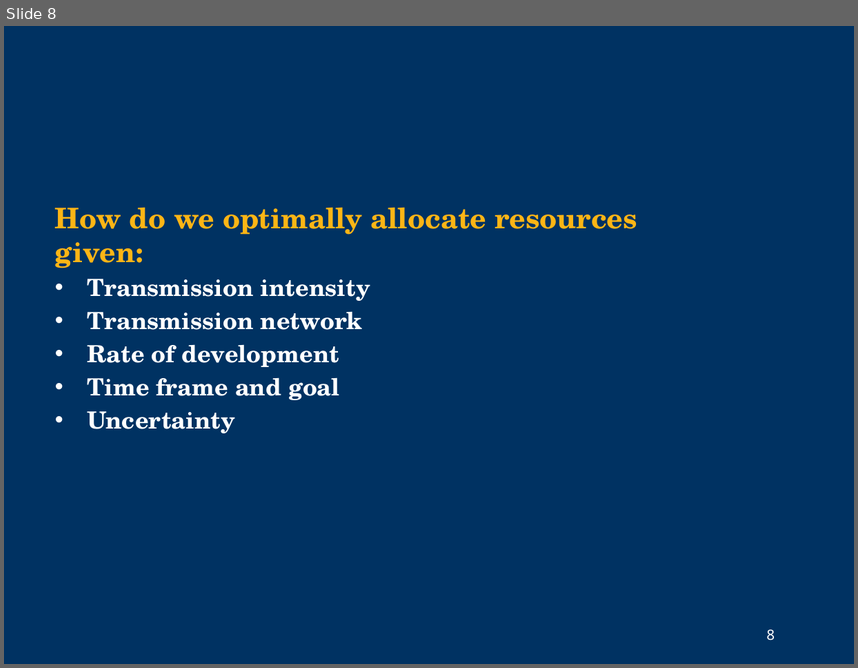
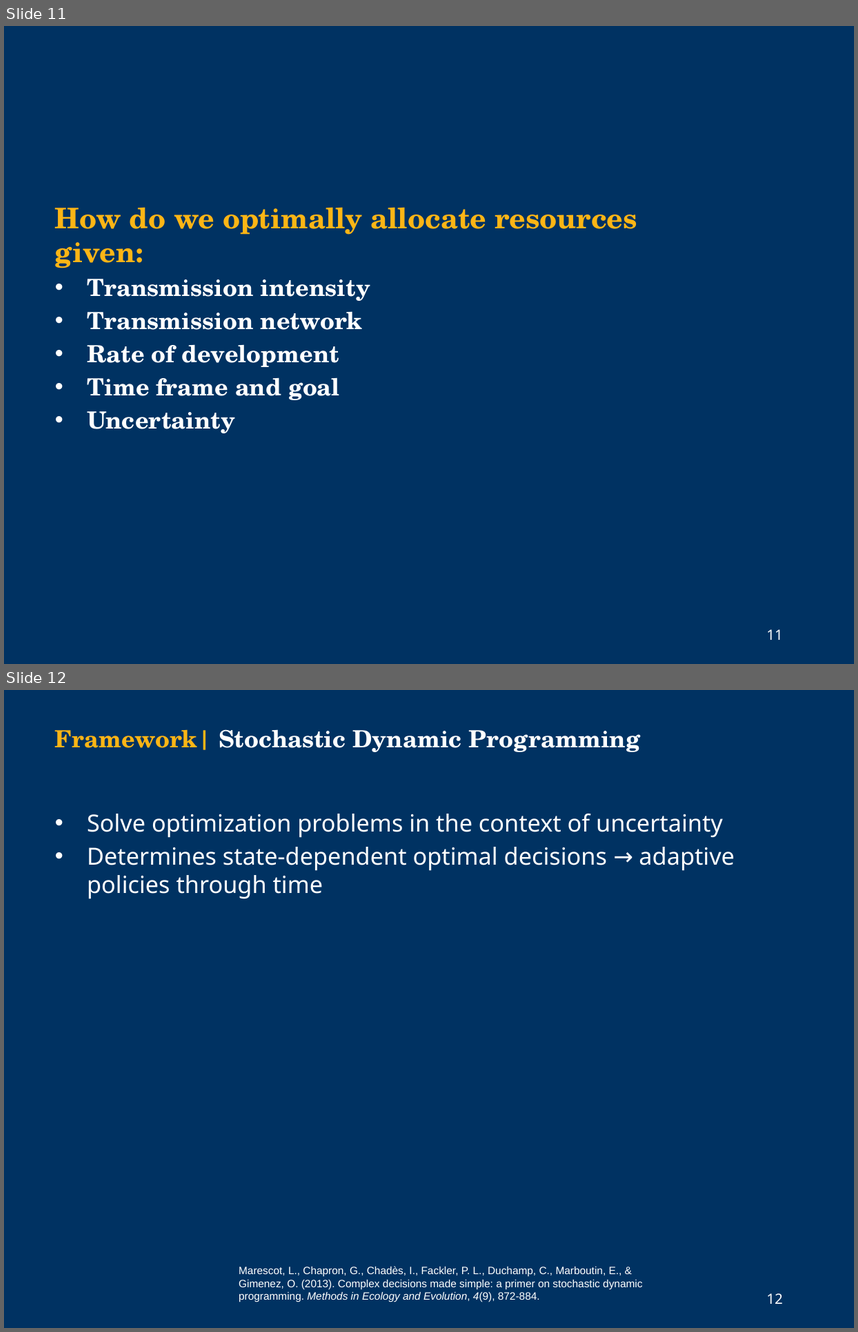
Before and after one commit to cmhoove14/DDNTD, a slide deck: Other/NIMBioS_2019.pptx. Shown one above the other, each under a label of ours: slide 8 before the commit, slides 11 and 12 after it. The pictures are 858x668 and 858x1332 pixels, drawn with LibreOffice and Linux fonts; fonts in the diff are those of the drawing; background and template pictures are left out. Boxes give left, top, right and bottom in pixels: in the first picture for what was removed or moved away, otherwise in the second. Text is boxed around its words. In the diff, an @@ line names an element or a change of style, - is before the commit and + after.

```diff
--- a/Other/NIMBioS_2019.pptx
+++ b/Other/NIMBioS_2019.pptx
@@ slide 12 added at (4, 690, 854, 1328), background picture (left out); not listed: 1 template element that a slide beside it also shows @@
@@ text added at (55, 729, 640, 752), 20 pt, text #FFFFFF, bold @@
+Framework| Stochastic Dynamic Programming
@@ text added at (87, 813, 735, 899), 20 pt, text #FFFFFF @@
+• Solve optimization problems in the context of uncertainty
+• Determines state-dependent optimal decisions → adaptive policies through time
@@ text added at (239, 1265, 642, 1302), 9 pt, text #FFFFFF @@
+Marescot, L., Chapron, G., Chadès, I., Fackler, P. L., Duchamp, C., Marboutin, E., & Gimenez, O. (2013). Complex decisions made simple: a primer on stochastic dynamic programming. Methods in Ecology and Evolution, 4(9), 872-884.
@@ what was slide 8 is now slide 11 @@
@@ page number at (766, 629, 782, 639): text changed @@
-8
+11
```
Also in this commit, not shown: 6 slides changed, 13 other slides added.
